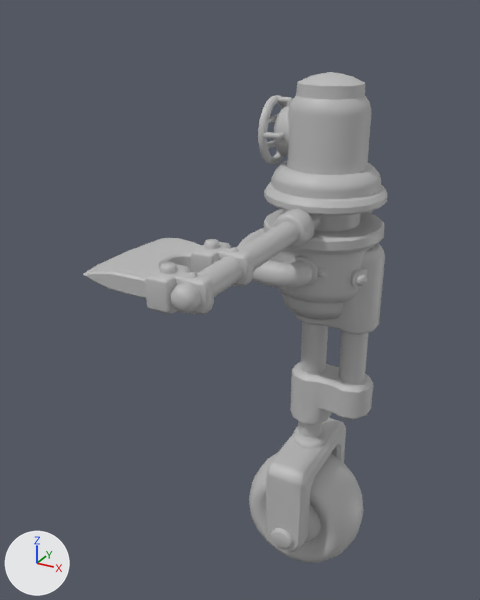
The FBX model Assets/Art/Meshes/Characters/sm_mob_03.fbx, before and after one commit.
One viewpoint serves both versions: a camera (50 mm lens) standing at (0.279, -0.699, 0.722) and looking at (-0.058, -0.086, 0.415). Lighting does not change. The marker at lower left points along +X, +Y and +Z. Where no turn or scale is listed for an object, it has been applied to the vertices. Vertices at the same position are counted once.

Names of what the first picture shows: 'sm_mob_03'.
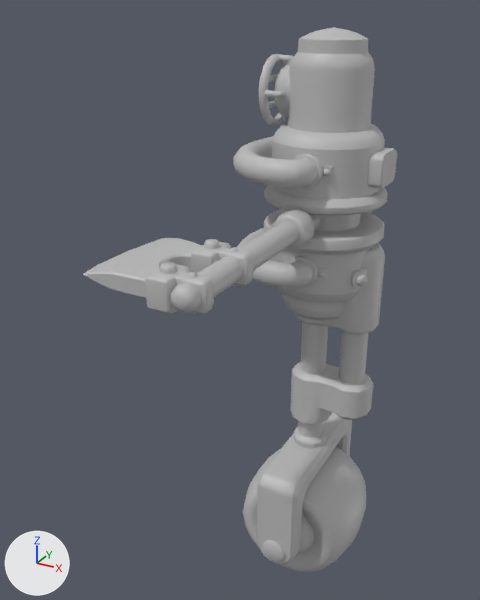
The newer file is also turned or shifted as a whole; pictures and numbers use the older file's frame.

Where the change shows, as pixel boxes [x1, y1, x2, y2] in the pictures (480 x 600 px; the box of a moved part takes in the faces that stretch with it):
'sm_mob_03', reshaped (11% taller)
    before: [83, 72, 387, 563]
    after: [83, 27, 397, 572]
part 1 of me_mesh, added
    after: [233, 136, 317, 187]
part 2 of me_mesh, added
    after: [294, 153, 332, 189]
part 3 of me_mesh, added
    after: [323, 169, 330, 176]
part 4 of me_mesh, moved or reshaped
    before: [268, 114, 278, 123]
    after: [269, 74, 278, 82]
part 5 of me_mesh, moved or reshaped
    before: [263, 132, 284, 139]
    after: [264, 90, 286, 98]
part 6 of me_mesh, moved or reshaped
    before: [278, 96, 293, 107]
    after: [279, 55, 294, 65]
part 7 of me_mesh, moved or reshaped
    before: [274, 106, 289, 157]
    after: [274, 65, 291, 117]
part 8 of me_mesh, moved or reshaped
    before: [268, 140, 275, 149]
    after: [268, 101, 276, 108]
part 9 of me_mesh, moved or reshaped
    before: [271, 528, 293, 549]
    after: [262, 540, 285, 562]
part 10 of me_mesh, rebuilt (7% wider, 14% taller)
    before: [249, 453, 364, 563]
    after: [243, 447, 366, 572]
part 11 of me_mesh, added
    after: [288, 27, 375, 133]
part 12 of me_mesh, added
    after: [367, 147, 397, 189]
part 13 of me_mesh, moved or reshaped
    before: [258, 72, 381, 199]
    after: [259, 54, 385, 199]
part 14 of me_mesh, moved or reshaped
    before: [265, 418, 346, 552]
    after: [257, 412, 352, 564]

The change in detail:
Material 'Robot1:lambert27' (mat_robot1_lambert27) is new.
Its base color is (0.5, 0.5, 0.5) (grey #bcbcbc).
me_mesh is used by ob_sm_mob_03; location (0.0, 0.0, 0.0).
me_mesh had 2820 vertices, 2786 faces and spanned x -0.108..0.08, y -0.298..0.111, z 0.0..0.659.
me_mesh now has 3281 vertices, 3233 faces and spans x -0.108..0.08, y -0.298..0.111, z 0.0..0.703.
me_mesh part 1: the loose piece of 246 vertices spanning x -0.096..0.02, y -0.094..0.102, z 0.439..0.467 is copied, and the copy is moved by (0.0, 0.0, 0.113); it spans x -0.096..0.02, y -0.094..0.102, z 0.551..0.58.
me_mesh part 2: the loose piece of 47 vertices spanning x -0.02..0.033, y -0.063..-0.052, z 0.435..0.471 is copied, and the copy is moved by (0.0, 0.0, 0.113); it spans x -0.02..0.033, y -0.063..-0.052, z 0.547..0.584.
me_mesh part 3: the loose piece of 21 vertices spanning x 0.024..0.031, y -0.059..-0.055, z 0.449..0.457 is copied, and the copy is moved by (0.0, 0.0, 0.113); it spans x 0.024..0.031, y -0.059..-0.055, z 0.562..0.57.
me_mesh part 4: the loose piece of 20 vertices spanning x -0.063..-0.057, y -0.025..0.032, z 0.604..0.61 is moved by (0.0, 0.0, 0.044).
me_mesh part 5: the loose piece of 38 vertices spanning x -0.058..-0.037, y -0.033..-0.023, z 0.589..0.596 is moved by (0.0, 0.0, 0.044).
me_mesh part 6: the loose piece of 38 vertices spanning x -0.058..-0.04, y 0.0..0.007, z 0.62..0.63 is moved by (0.0, 0.0, 0.044).
me_mesh part 7: the loose piece of 101 vertices spanning x -0.052..-0.009, y -0.023..0.03, z 0.565..0.621 is moved by (0.0, 0.0, 0.044).
me_mesh part 8: the loose piece of 20 vertices spanning x -0.063..-0.057, y -0.025..0.032, z 0.576..0.582 is moved by (0.0, 0.0, 0.044).
me_mesh part 9: the loose piece of 31 vertices spanning x -0.015..0.015, y -0.081..-0.075, z 0.065..0.096 is moved by (0.0, -0.025, 0.0).
me_mesh part 10: the loose piece of 282 vertices spanning x -0.08..0.08, y -0.05..0.052, z 0.0..0.161 is rebuilt with 282 vertices and now spans x -0.08..0.08, y -0.075..0.077, z 0.0..0.161.
me_mesh part 11: a new loose piece of 141 vertices spanning x -0.04..0.049, y -0.04..0.047, z 0.603..0.703, in mat_lambert100 (grey #bcbcbc).
me_mesh part 12: a new loose piece of 36 vertices spanning x 0.06..0.076, y -0.022..0.029, z 0.545..0.582, in mat_robot1_lambert27 (grey #bcbcbc).
me_mesh part 13: 60 vertices moved from x -0.057..0.066, y -0.058..0.065, z 0.544..0.559 to x -0.057..0.066, y -0.058..0.065, z 0.588..0.603; 277 vertices removed from x -0.066..0.049, y -0.04..0.047, z 0.555..0.659; 137 vertices added at x -0.066..0.004, y -0.033..0.04, z 0.599..0.675.
me_mesh part 14: 112 vertices moved from x -0.028..0.028, y -0.075..0.077, z 0.055..0.187 to x -0.028..0.028, y -0.1..0.102, z 0.055..0.187.
me_mesh now uses material mat_robot1_lambert27 (grey #bcbcbc).
